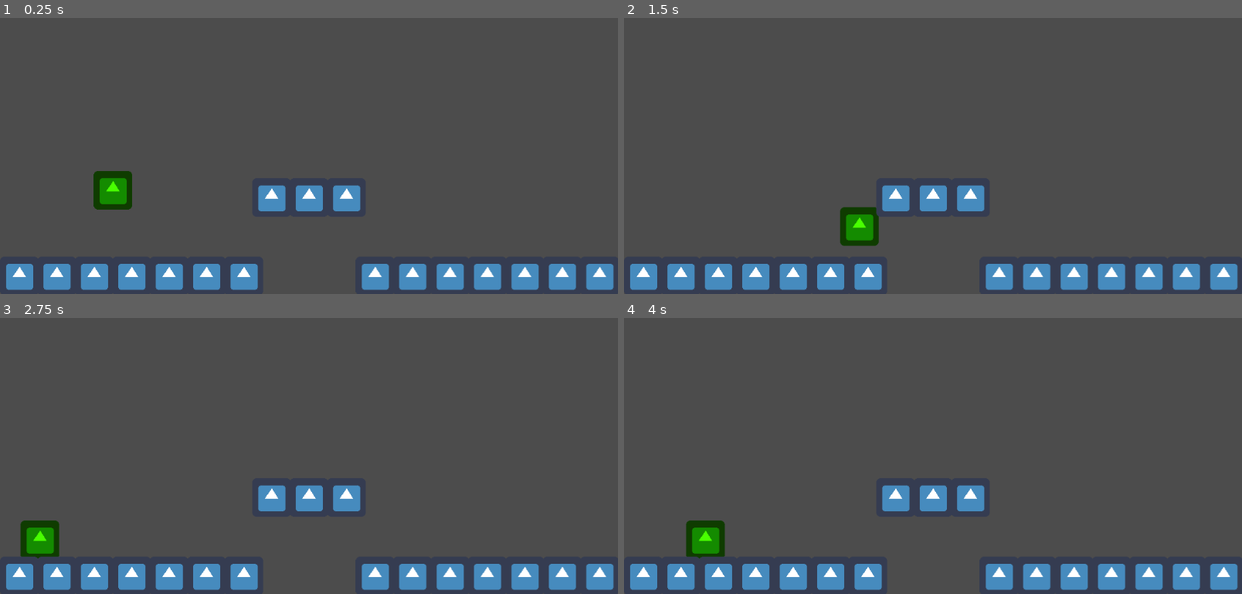
Above: before the commit, frames 1-4 (two rows, left to right).
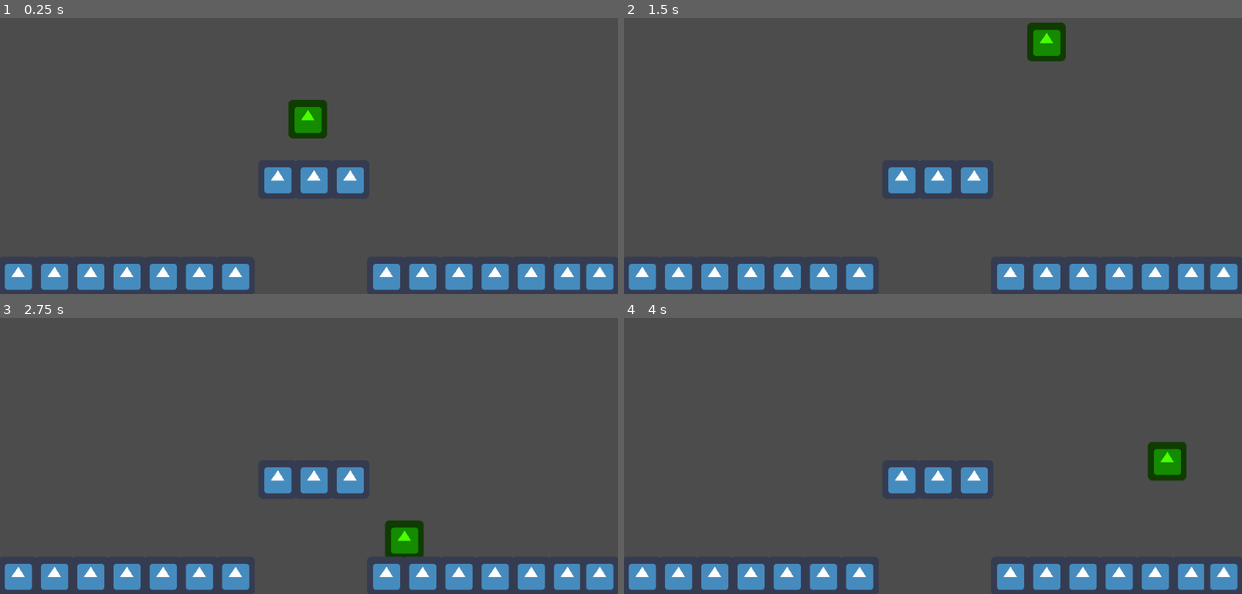
Above: after the commit, the same moments.

Repository: mistermask/platformer-template
Game: Godot game, scene res://scenes/world.tscn
Two runs of this game, one before a commit and one after it. Both use one fixed random seed, a clock stepped at 60 frames per second and the inputs below. The engine's default icon, where the game draws it, is replaced by a stand-in: a white triangle on a blue panel in a dark square.
Inputs:
- Up to frame 1 (0.25 s): no input
- Up to frame 2 (1.5 s): hold Right (ui_right) from 0.53 s (still down); tap Up (ui_up) at 0.6, 0.77, 1.07, 1.35 s
- Up to frame 3 (2.75 s): tap Up (ui_up) at 1.52, 1.82, 2.1 s; release Right (ui_right) at 2.03 s; hold Left (ui_left) from 2.03 s (still down)
- Up to frame 4 (4 s): release Left (ui_left) at 2.78 s; hold Right (ui_right) from 2.78 s (still down); tap Up (ui_up) at 2.85, 3.02, 3.32, 3.6, 3.77 s

The runs differ from the first frame. In frame 1, 7.1% of the frame differs, in the area x 0-94%, y 29-99%; in frame 2, 7.1%; in frame 3, 7.0%; in frame 4, 7.1%.

Commit message:
fixed movment

Diff:
--- a/objects/block.tscn
+++ b/objects/block.tscn
@@ -6,7 +6,6 @@
 extents = Vector2( 30, 30 )
 
 [node name="block" type="StaticBody2D"]
-editor/display_folded = true
 
 [node name="Sprite" type="Sprite" parent="."]
 texture = ExtResource( 1 )
--- a/objects/player.gd
+++ b/objects/player.gd
@@ -1,25 +1,29 @@
 extends KinematicBody2D
 
-# Declare member variables here. Examples:
-# var a = 2
-# var b = "text"
-
-# Called when the node enters the scene tree for the first time.
-func _ready():
-	pass # Replace with function body.
-
-# Called every frame. 'delta' is the elapsed time since the previous frame.
-#func _process(delta):
-#	pass
-
-var speed = 2000
-const gravity = 150
+var velocity = Vector2()
+const GRAVITY = -10
+var speed = 200
+var jump_speed = -450
+const out_of_bounds = 700
 
 func _physics_process(delta):
-	var velocity = Vector2()
-	if Input.is_action_pressed("ui_left"):
-		velocity.x -= speed * delta
+	velocity.y -= GRAVITY
 	if Input.is_action_pressed("ui_right"):
-		velocity.x += speed * delta
-	velocity.y += gravity * delta
-	move_and_collide(velocity)
+		velocity.x = speed
+	elif Input.is_action_pressed("ui_left"):
+		velocity.x = -speed
+	else:
+		velocity.x = 0
+
+	if is_on_floor():
+		if Input.is_action_just_pressed("ui_up"):
+			print("ready")
+			velocity.y = jump_speed
+		else:
+			velocity.y = 0
+
+
+func _process(delta):
+	if(position.y > out_of_bounds):
+		position = Vector2(510,200)
+	move_and_slide(velocity,Vector2(0,-1))
--- a/scenes/world.tscn
+++ b/scenes/world.tscn
@@ -10,56 +10,56 @@
 editor/display_folded = true
 
 [node name="block" parent="block_container" instance=ExtResource( 1 )]
-position = Vector2( 32, 570 )
+position = Vector2( 30, 570 )
 
 [node name="block8" parent="block_container" instance=ExtResource( 1 )]
-position = Vector2( 280, 570 )
+position = Vector2( 270, 570 )
 
 [node name="block17" parent="block_container" instance=ExtResource( 1 )]
-position = Vector2( 574, 440 )
+position = Vector2( 580, 410 )
 
 [node name="block15" parent="block_container" instance=ExtResource( 1 )]
-position = Vector2( 807.426, 570 )
+position = Vector2( 820, 570 )
 
 [node name="block4" parent="block_container" instance=ExtResource( 1 )]
-position = Vector2( 156, 570 )
+position = Vector2( 150, 570 )
 
 [node name="block14" parent="block_container" instance=ExtResource( 1 )]
-position = Vector2( 450, 440 )
+position = Vector2( 460, 410 )
 
 [node name="block12" parent="block_container" instance=ExtResource( 1 )]
-position = Vector2( 683.426, 570 )
+position = Vector2( 700, 570 )
 
 [node name="block7" parent="block_container" instance=ExtResource( 1 )]
-position = Vector2( 404, 570 )
+position = Vector2( 390, 570 )
 
 [node name="block16" parent="block_container" instance=ExtResource( 1 )]
-position = Vector2( 931.426, 570 )
+position = Vector2( 940, 570 )
 
 [node name="block2" parent="block_container" instance=ExtResource( 1 )]
-position = Vector2( 94, 570 )
+position = Vector2( 90, 570 )
 
 [node name="block10" parent="block_container" instance=ExtResource( 1 )]
-position = Vector2( 621.426, 570 )
+position = Vector2( 640, 570 )
 
 [node name="block5" parent="block_container" instance=ExtResource( 1 )]
-position = Vector2( 342, 570 )
+position = Vector2( 330, 570 )
 
 [node name="block13" parent="block_container" instance=ExtResource( 1 )]
-position = Vector2( 869.426, 570 )
+position = Vector2( 880, 570 )
 
 [node name="block3" parent="block_container" instance=ExtResource( 1 )]
-position = Vector2( 218, 570 )
+position = Vector2( 210, 570 )
 
 [node name="block6" parent="block_container" instance=ExtResource( 1 )]
-position = Vector2( 512, 440 )
+position = Vector2( 520, 410 )
 
 [node name="block11" parent="block_container" instance=ExtResource( 1 )]
-position = Vector2( 745.426, 570 )
+position = Vector2( 760, 570 )
 
 [node name="block9" parent="block_container" instance=ExtResource( 1 )]
 position = Vector2( 993.426, 570 )
 
 [node name="player" parent="." instance=ExtResource( 2 )]
-position = Vector2( 187.095, 390.443 )
+position = Vector2( 510, 290 )
 script = ExtResource( 3 )
